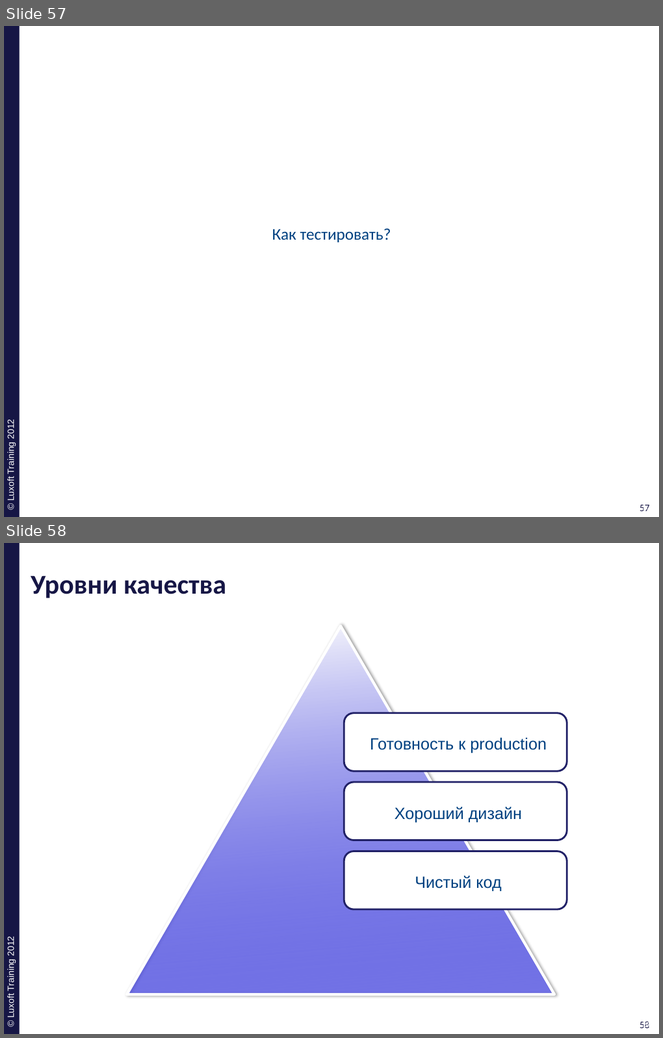
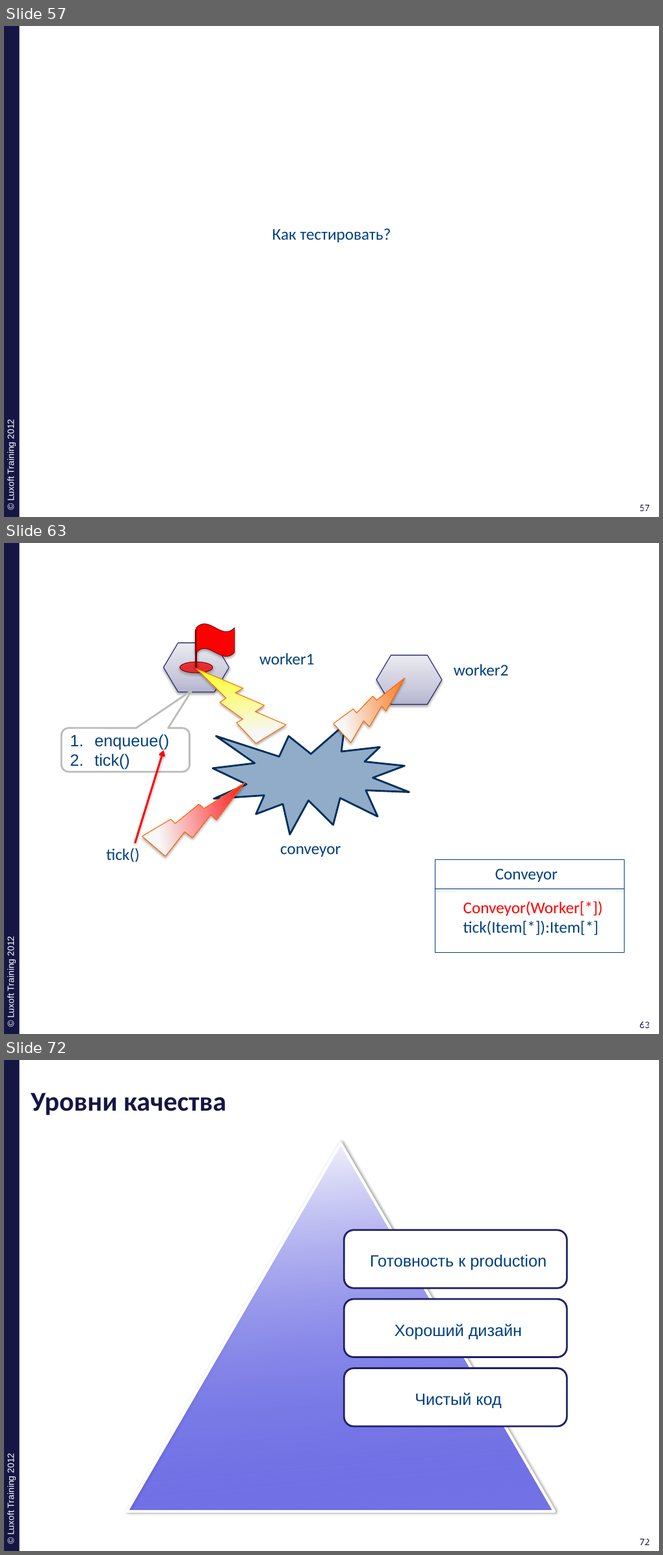
Before and after one commit to ivan-dyachenko/Trainings, a slide deck: Test Driven Development/materials/pptx/2. TDD-Behavior.pptx. Shown one above the other, each under a label of ours: slides 57 and 58 before the commit, slides 57, 63 and 72 after it; the slides between them are not shown. The pictures are 663x1038 and 663x1555 pixels, drawn with LibreOffice and Linux fonts; fonts in the diff are those of the drawing; background and template pictures are left out. Boxes give left, top, right and bottom in pixels: in the first picture for what was removed or moved away, otherwise in the second. Text is boxed around its words. In the diff, an @@ line names an element or a change of style, - is before the commit and + after.

```diff
--- a/Test Driven Development/materials/pptx/2. TDD-Behavior.pptx
+++ b/Test Driven Development/materials/pptx/2. TDD-Behavior.pptx
@@ slide 63 added at [4, 543, 659, 1034], background #FFFFFF; not listed: 4 template elements that a slide beside it also shows @@
@@ line added from (196, 629) to (196, 668), #800000 2 pt @@
@@ wave added at [196, 624, 235, 656], fill #FF0000, outline #800000 0.75 pt @@
@@ hexagon added at [164, 643, 230, 693], fill gradient #B4B4D0 to #CBCBDD to #EBEBF2, outline #1F1F66 0.75 pt @@
@@ lightning bolt added at [196, 659, 288, 750], fill gradient #FFFF00 to #F7F7F7 to #F8F8F8, outline #FF6600 0.75 pt @@
@@ text added at [259, 653, 315, 665], 18 pt, text #004080 @@
+worker1
@@ hexagon added at [377, 655, 442, 704], fill gradient #B4B4D0 to #CBCBDD to #EBEBF2, outline #1F1F66 0.75 pt @@
@@ ellipse added at [180, 662, 213, 674], fill #FF0000 at 71% opacity, outline #800000 0.75 pt @@
@@ lightning bolt added at [328, 678, 414, 745], fill gradient #FF6600 to #F7F7F7 to #F8F8F8, outline #FF6600 0.75 pt @@
@@ text added at [454, 664, 509, 676], 18 pt, text #004080 @@
+worker2
@@ rounded speech box added at [62, 728, 190, 772], fill #FFFFFF, outline #BDBDBD 2 pt, 18 pt, text #004080 @@
+1. enqueue()
+2. tick()
@@ irregular seal added at [213, 724, 410, 835], fill #004080 at 43% opacity, outline #002F5F 2 pt @@
@@ arrow added from (135, 843) to (164, 751), #FF0000 2 pt @@
@@ lightning bolt added at [136, 783, 254, 860], fill gradient #FF0000 to #F7F7F7 to #F8F8F8, outline #FF6600 0.75 pt @@
@@ text added at [106, 848, 139, 863], 18 pt, text #004080 @@
+tick()
@@ text added at [280, 846, 341, 857], 18 pt, text #004080 @@
+conveyor
@@ group added at [435, 860, 625, 953]: 3 rectangles, 1 line @@
+Conveyor
+Conveyor(Worker[*])
+tick(Item[*]):Item[*]
@@ what was slide 58 is now slide 72 @@
@@ page number at [640, 1539, 650, 1546]: text changed @@
-58
+72
@@ page number at [643, 1539, 653, 1546]: text changed @@
-58
+72
```
Also in this commit, not shown: 13 other slides added.
